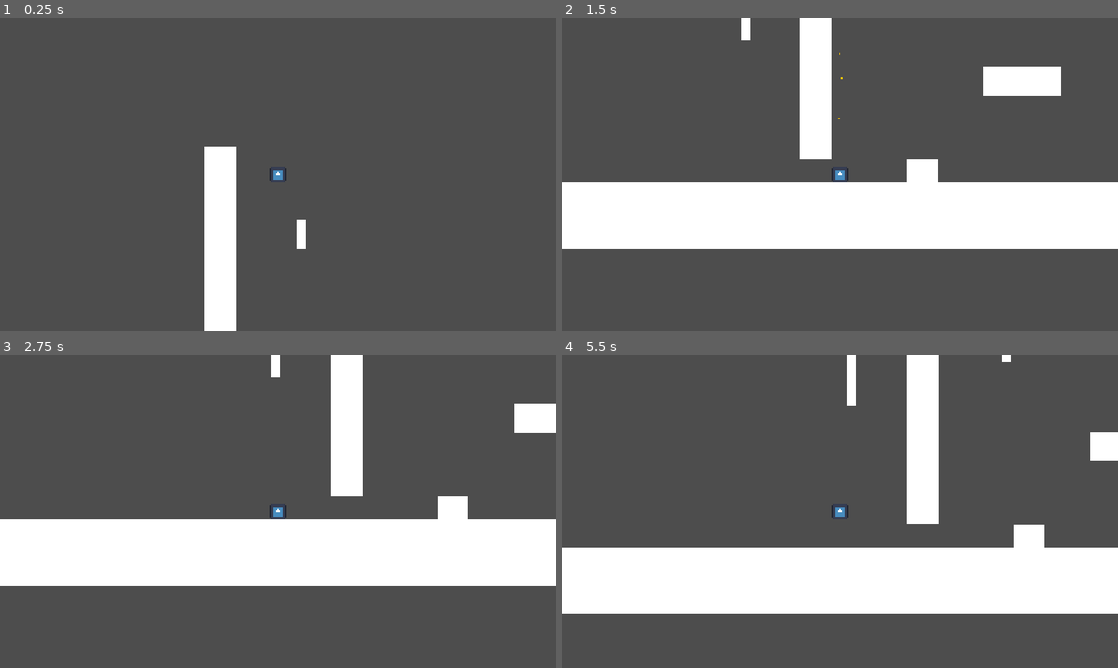
Above: before the commit, frames 1-4 (two rows, left to right).
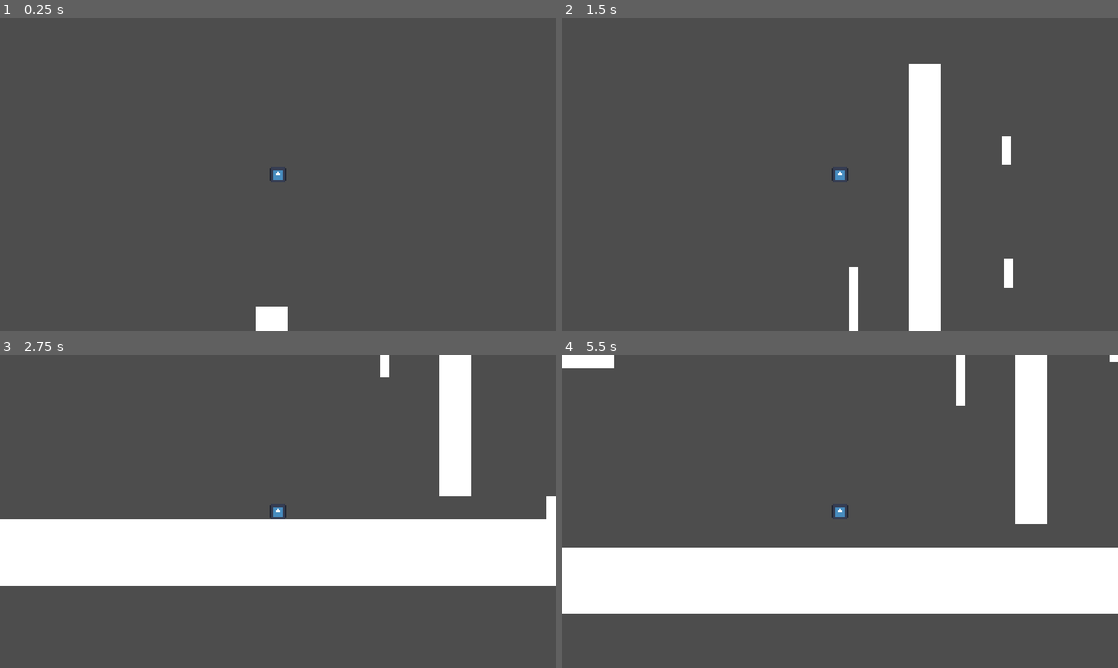
Above: after the commit, the same moments.

Repository: idi0cy/some-platformer
Game: Godot game, scene res://scenes/random_testing.tscn
Same seed, same stepped clock (60 frames per second), same inputs: the game is played once before the commit and once after it. The engine's default icon, where the game draws it, is replaced by a stand-in: a white triangle on a blue panel in a dark square.
Inputs (mouse positions are in pixels of both pictures, inside the frame that each line leads up to):
- Up to frame 1 (0.25 s): no input
- Up to frame 2 (1.5 s): tap Enter at 0.5 s; move the mouse to (962, 158) at 0.52 s; hold A (a) 0.53-1.28 s; hold Right from 0.53 s (still down); click (962, 158) at 0.67 s; tap Up at 0.77 s; tap S (s) at 0.8, 1.35 s; move the mouse to (728, 190) at 1.27 s
- Up to frame 3 (2.75 s): tap Up at 1.52 s; tap A (a) at 1.55 s; move the mouse to (333, 442) at 2.02 s; release Right at 2.03 s; hold Left from 2.03 s (still down); hold A (a) from 2.03 s (still down); tap S (s) at 2.3 s
- Up to frame 4 (5.5 s): move the mouse to (812, 574) at 2.77 s; release Left at 2.78 s; release A (a) at 2.78 s; hold Right 2.78-4.28 s; tap D (d) at 2.85 s; click (812, 574) at 2.92 s; tap Up at 3.02, 3.77, 4.52 s; tap A (a) at 3.05, 4.55 s; tap Space (space) at 3.5, 5, 5.1 s; move the mouse to (1006, 558) at 3.52 s; hold S (s) 3.53-4.28 s; tap Shift (dash) at 3.6 s; tap Enter at 4.25 s; move the mouse to (673, 464) at 4.27 s; hold Left 4.28-5.03 s; tap S (s) at 4.35 s; move the mouse to (867, 511) at 5.02 s; hold Right from 5.03 s (still down); hold S (s) from 5.03 s (still down); click (867, 511) at 5.17 s

The runs differ from the first frame. In frame 1, 4.0% of the frame differs, in the area x 36-55%, y 41-100%; in frame 2, 28%, in the area x 0-100%, y 0-100%; in frame 3, 6.6%; in frame 4, 8.1%.

Commit message:
just some housekeeping while I think of new momentum ssytems

Diff:
--- a/crucible-of-achlyss/scenes/entities/player.tscn
+++ b/crucible-of-achlyss/scenes/entities/player.tscn
@@ -66,6 +66,7 @@
 
 [node name="clingingParticles" type="CPUParticles2D" parent="." unique_id=2139421489]
 position = Vector2(11, -8)
+emitting = false
 amount = 16
 randomness = 0.9
 lifetime_randomness = 0.6
--- a/crucible-of-achlyss/scenes/random_testing.tscn
+++ b/crucible-of-achlyss/scenes/random_testing.tscn
@@ -6,7 +6,7 @@
 [node name="testingEnv" type="Node2D" unique_id=1161666507]
 
 [node name="Player" parent="." unique_id=912380446 instance=ExtResource("1_4ckl3")]
-position = Vector2(510, -221)
+position = Vector2(402, -554)
 
 [node name="Platform" parent="." unique_id=304735604 instance=ExtResource("2_1xtuw")]
 position = Vector2(580, 671.00006)
